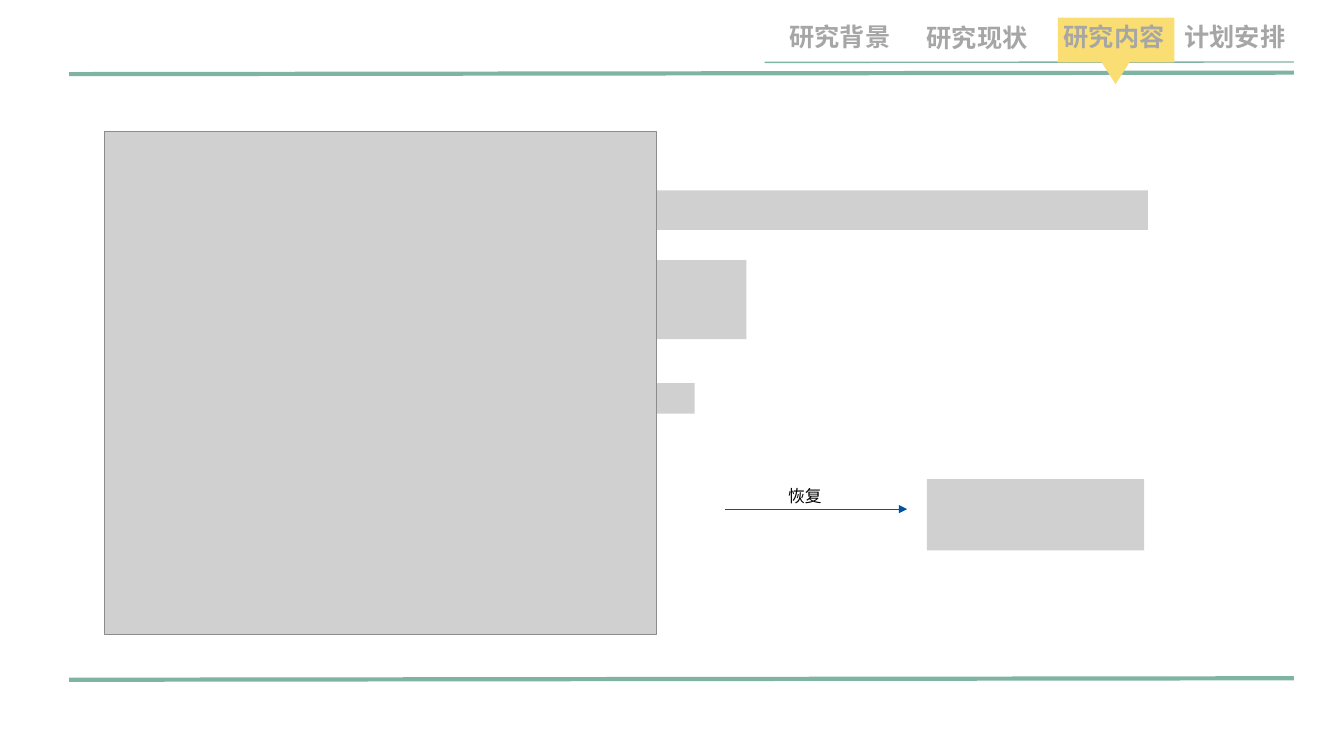
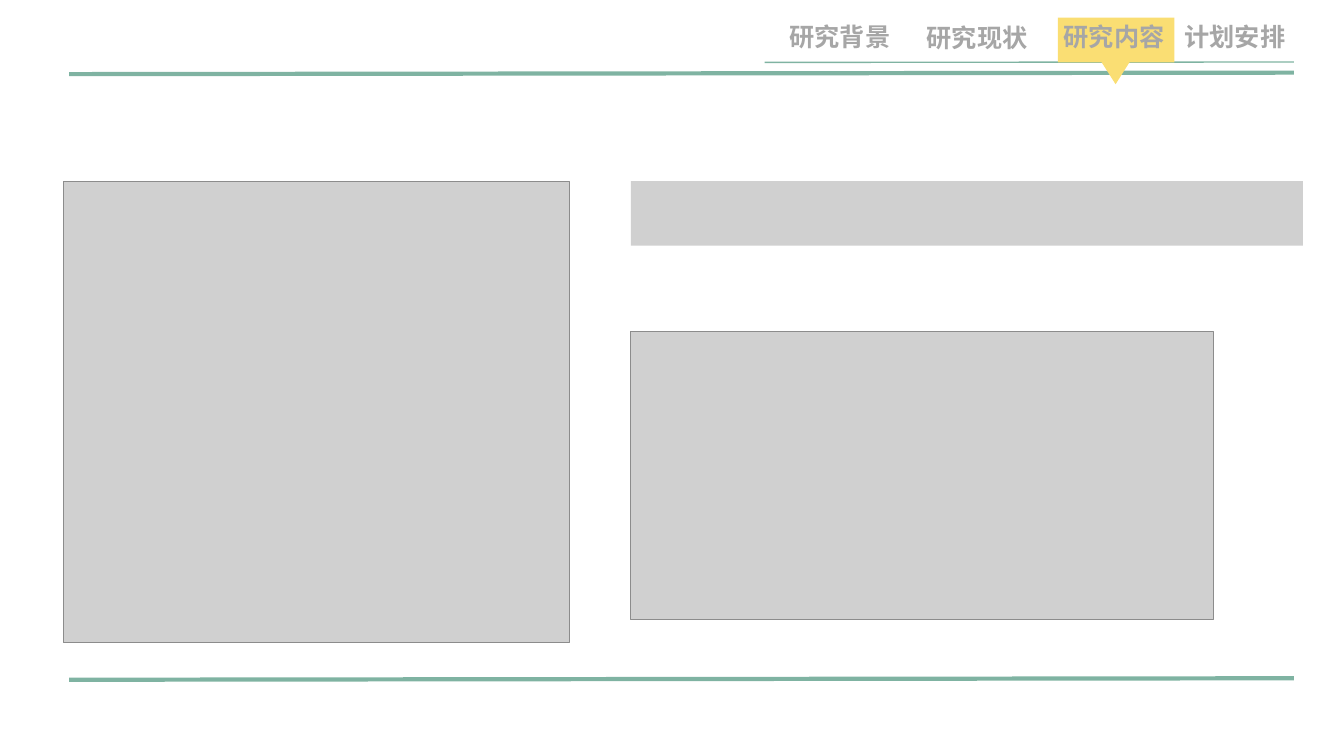
Before and after one commit to jiangquanli-0304/notary, a slide deck: slide 18 of 开题报告-li.pptx (slide 19 before the commit). Drawn at 1344x756 pixels with LibreOffice and Linux fonts; fonts in the diff are those of the drawing; grey boxes stand for pictures; background and template pictures are left out. Boxes give left, top, right and bottom in pixels: in the first picture for what was removed or moved away, otherwise in the second. Text is boxed around its words. In the diff, an @@ line names an element or a change of style, - is before the commit and + after.

```diff
--- a/开题报告-li.pptx
+++ b/开题报告-li.pptx
@@ picture: place and size @@
-picture at <box>105,132,656,635</box>
+picture at <box>64,181,570,643</box>
@@ picture removed at <box>137,191,1148,230</box> @@
@@ picture added at <box>631,181,1304,246</box> @@
@@ picture removed at <box>190,260,747,339</box> @@
@@ picture added at <box>631,332,1214,620</box> @@
@@ picture removed at <box>360,383,696,413</box> @@
@@ picture removed at <box>928,479,1145,551</box> @@
@@ arrow removed from (726, 509) to (907, 509) @@
@@ text removed at <box>788,488,822,504</box> @@
-恢复
```
Also in this commit, not shown: 6 other slides changed, 1 slide added, 1 slide removed, 5 other files.
